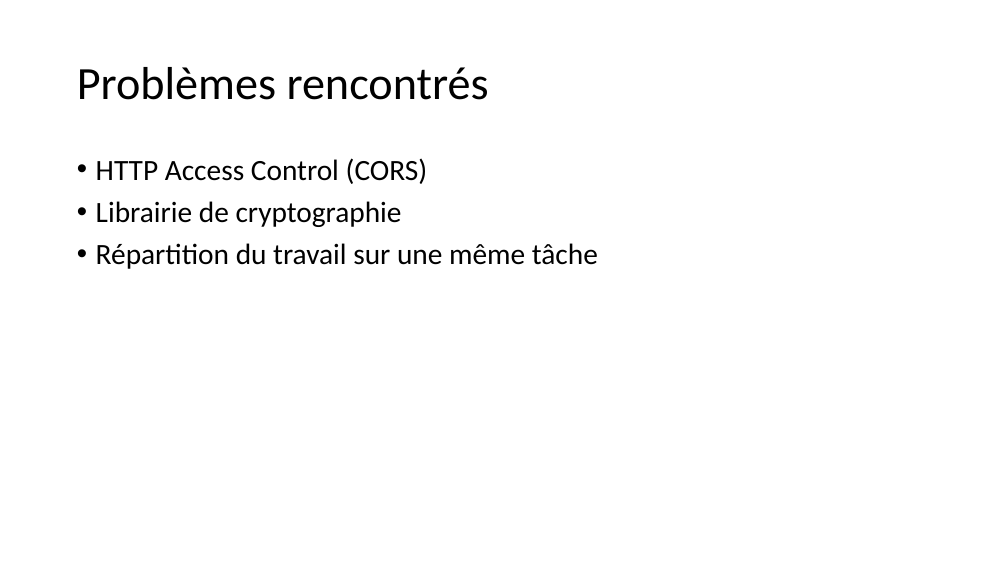
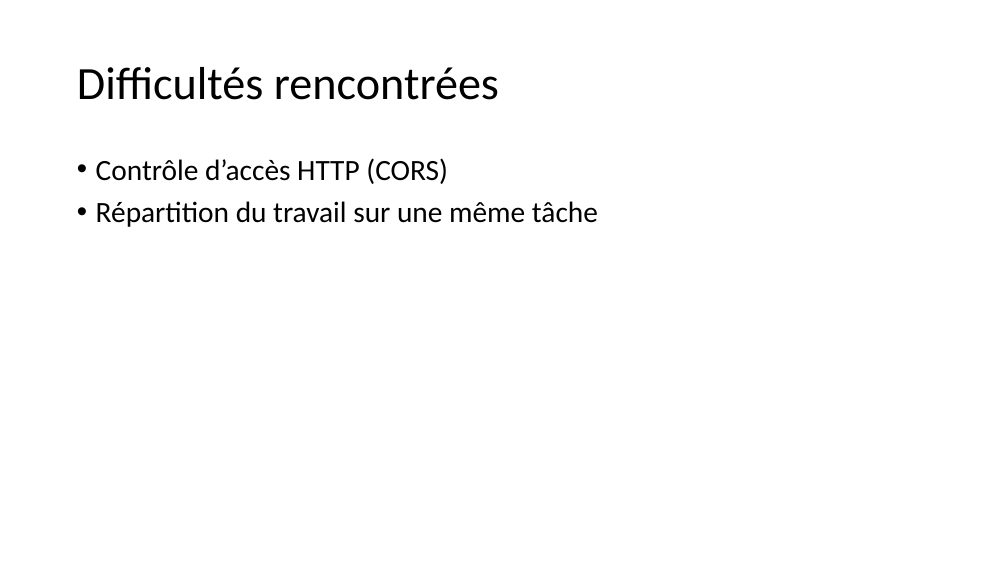
Before and after one commit to pikkle/chaton, a slide deck: slide 10 of docs/presentation_intermediaire.pptx (slide 3 before the commit). Drawn at 1008x567 pixels with LibreOffice and Linux fonts; fonts in the diff are those of the drawing. Boxes give left, top, right and bottom in pixels: in the first picture for what was removed or moved away, otherwise in the second. Text is boxed around its words. In the diff, an @@ line names an element or a change of style, - is before the commit and + after.

```diff
--- a/docs/presentation_intermediaire.pptx
+++ b/docs/presentation_intermediaire.pptx
@@ title at (x1=77, y1=67, x2=499, y2=100): text changed @@
-Problèmes rencontrés
+Difficultés rencontrées
@@ text at (x1=96, y1=158, x2=448, y2=184): text changed @@
-• HTTP Access Control (CORS)
-• Librairie de cryptographie
+• Contrôle d’accès HTTP (CORS)
```
Also in this commit, not shown: 6 other slides changed, 5 slides added, 6 other files.
